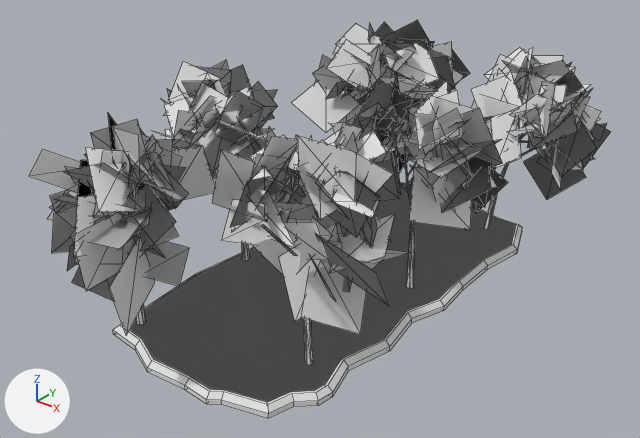
One commit to the Blender file cf_terrains.blend: the scene before it, then after it.
Before and after are seen from a camera (50 mm lens) standing at (20.2, -26.7, 19.0) and looking at (-0.4, -1.0, 3.0). Lighting does not change. The marker at lower left points along +X, +Y and +Z. Mesh edges are drawn as thin lines.

Names of what the first picture shows: 'forest', 't1', 't2.002', 't3.002', 't4', 't5', 't6'.
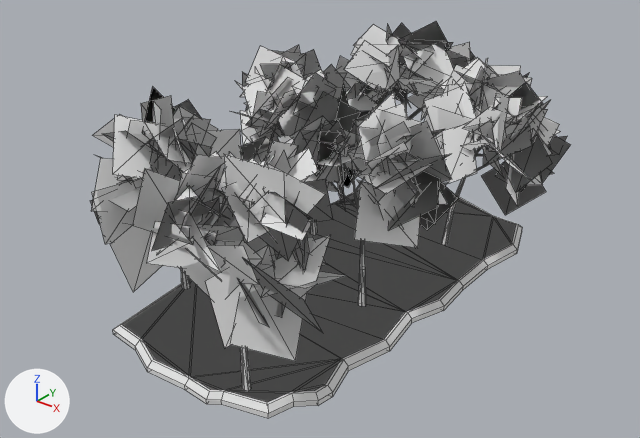
What differs and where, as boxes (x1, y1, x2, y2) in the pictures (640 x 438 px):
't6', moved
    before: (212, 123, 410, 365)
    after: (132, 141, 345, 391)
't3.002', moved, turned
    before: (29, 113, 215, 336)
    after: (90, 87, 241, 292)
't5', moved
    before: (324, 73, 508, 288)
    after: (266, 83, 459, 306)
't4', moved
    before: (471, 48, 611, 229)
    after: (424, 58, 570, 245)
't2.002', moved
    before: (155, 60, 278, 260)
    after: (230, 45, 351, 235)
't1', moved
    before: (291, 20, 470, 133)
    after: (336, 21, 475, 120)

Diff of the bpy script that builds the scene:
```diff
--- a/cf_terrains.blend.py
+++ b/cf_terrains.blend.py
@@ ob_t6 @@
 ob_t6.parent = ob_forest
-ob_t6.location = (3.29, -6.269, 0.402)
+ob_t6.location = (2.594, -8.8, 0.402)
 ob_t6.rotation_euler = (1.571, 0.0, -1.472)  # degrees (90, 0, -84)
@@ ob_t5 @@
 ob_t5.parent = ob_forest
-ob_t5.location = (3.119, 0.546, 0.402)
+ob_t5.location = (2.423, -1.872, 0.402)
 ob_t5.rotation_euler = (1.571, 0.0, 0.0)  # degrees (90, 0, 0)
@@ ob_t4 @@
 ob_t4.parent = ob_forest
-ob_t4.location = (2.929, 7.381, 0.402)
+ob_t4.location = (2.233, 4.744, 0.402)
 ob_t4.rotation_euler = (1.571, 0.0, -0.916)  # degrees (90, 0, -52)
@@ ob_t3_002 @@
 ob_t3_002.parent = ob_forest
-ob_t3_002.location = (-3.428, -8.277, 0.402)
-ob_t3_002.rotation_euler = (1.571, 0.0, 0.922)  # degrees (90, 0, 53)
+ob_t3_002.location = (-4.051, -5.316, 0.402)
+ob_t3_002.rotation_euler = (1.571, 0.0, 0.517)  # degrees (90, 0, 30)
 ob_t3_002.scale = (0.413, 0.413, 0.413)
@@ ob_t2_002 @@
 ob_t2_002.parent = ob_forest
-ob_t2_002.location = (-3.83, -1.963, 0.402)
+ob_t2_002.location = (-3.048, 1.79, 0.402)
 ob_t2_002.rotation_euler = (1.571, 0.0, 4.279)  # degrees (90, 0, 245)
@@ ob_t1 @@
 ob_t1.parent = ob_forest
-ob_t1.location = (-3.696, 8.527, 0.402)
+ob_t1.location = (-2.914, 8.924, 0.402)
 ob_t1.rotation_euler = (1.571, 0.0, -0.414)  # degrees (90, 0, -24)
```
